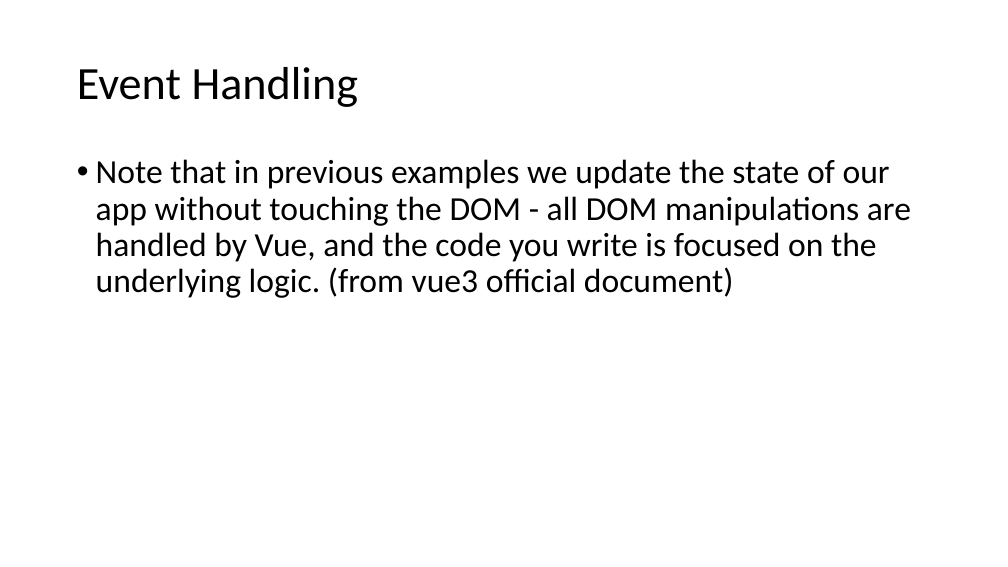
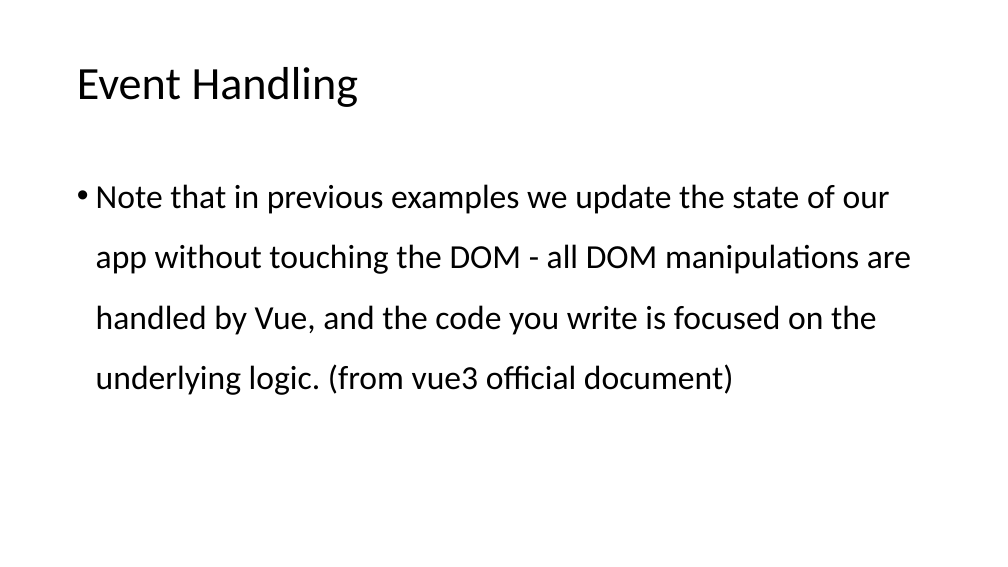
Before and after one commit to michael-ouyang-projects/vue3-practice, a slide deck: slide 24 of VUE3.pptx. Drawn at 1008x567 pixels with LibreOffice and Linux fonts; fonts in the diff are those of the drawing. Boxes give left, top, right and bottom in pixels: in the first picture for what was removed or moved away, otherwise in the second. Text is boxed around its words. In the diff, an @@ line names an element or a change of style, - is before the commit and + after.

```diff
--- a/VUE3.pptx
+++ b/VUE3.pptx
@@ text "Note that in previous examples ..." at [96,184,911,395]: line spacing 0.9 to 1.5 @@
```
Also in this commit, not shown: 10 other slides changed, 4 slides added.
